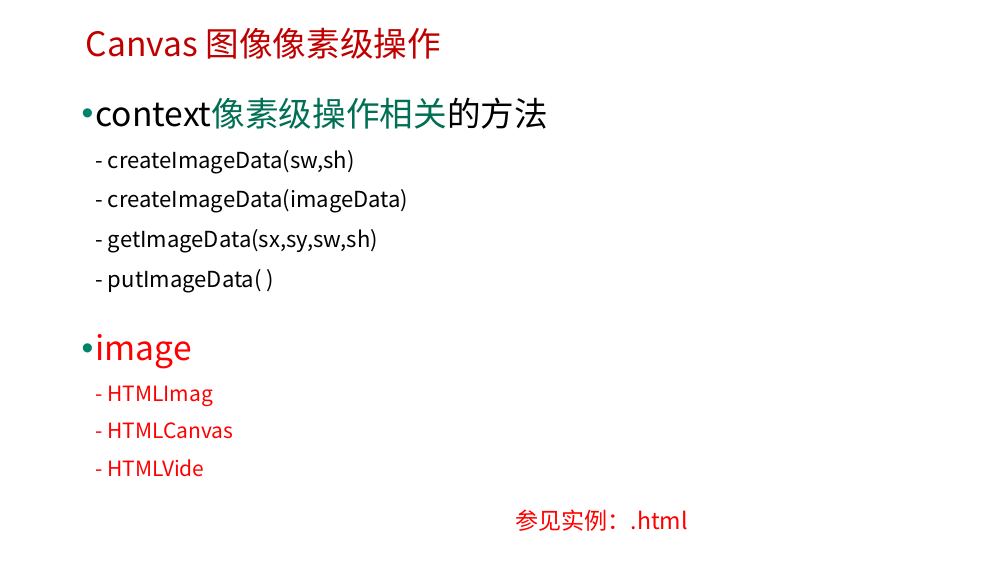
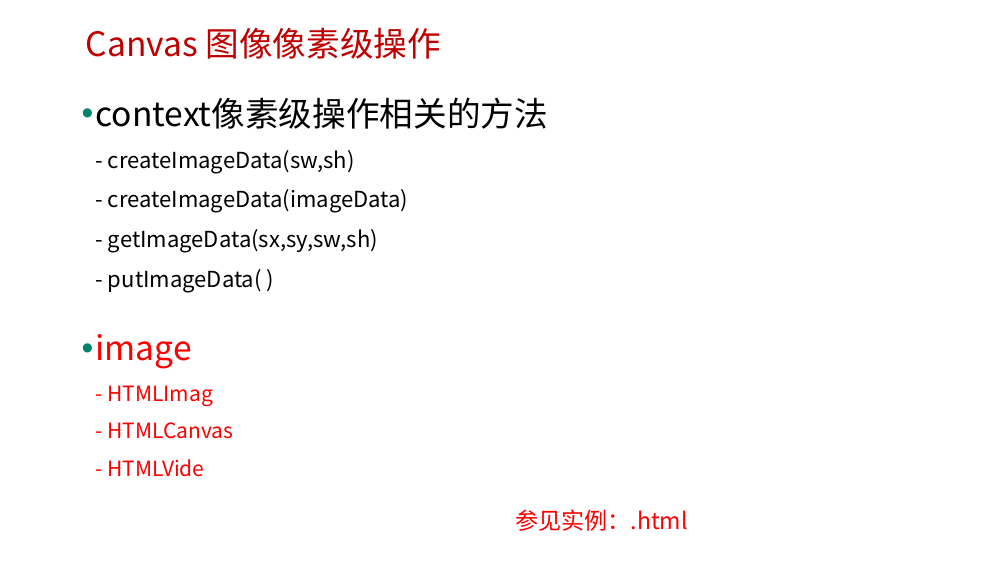
Before and after one commit to edu2act/course-H5-Animation-and-Game-Development, a slide deck: slide 8 of 课程PPT/（03）H5 Canvas图像操作.pptx (slide 6 before the commit). Drawn at 1008x567 pixels with LibreOffice and Linux fonts; fonts in the diff are those of the drawing; background and template pictures are left out. Boxes give left, top, right and bottom in pixels: in the first picture for what was removed or moved away, otherwise in the second. Text is boxed around its words. In the diff, an @@ line names an element or a change of style, - is before the commit and + after.

```diff
--- a/课程PPT/（03）H5 Canvas图像操作.pptx
+++ b/课程PPT/（03）H5 Canvas图像操作.pptx
@@ text at (95, 97, 547, 293): text colour #006F53 to #000000 in "context像素级操作相关的方法" @@
```
Also in this commit, not shown: 5 other slides changed, 2 slides added, 4 other files.
